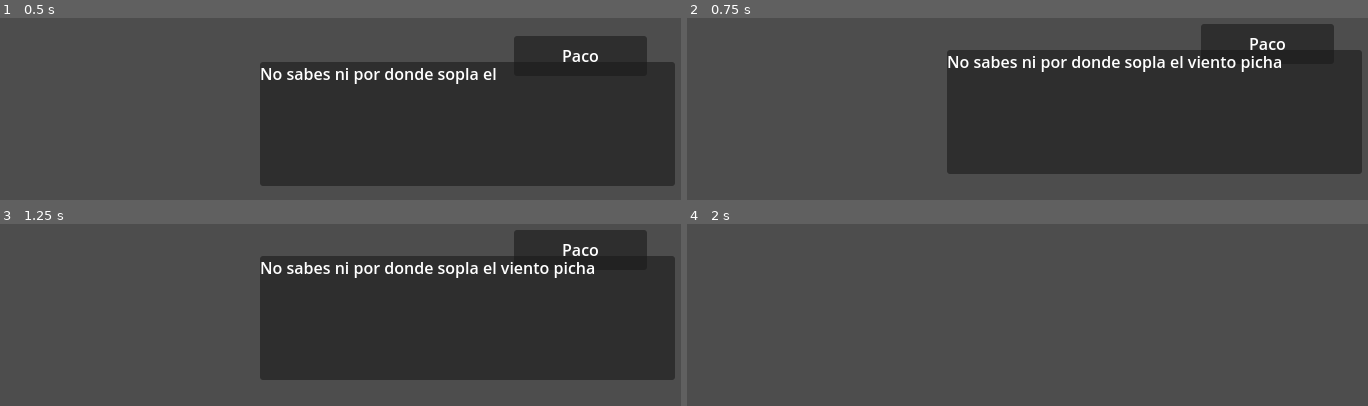
Above: before the commit, frames 1-4 (two rows, left to right).
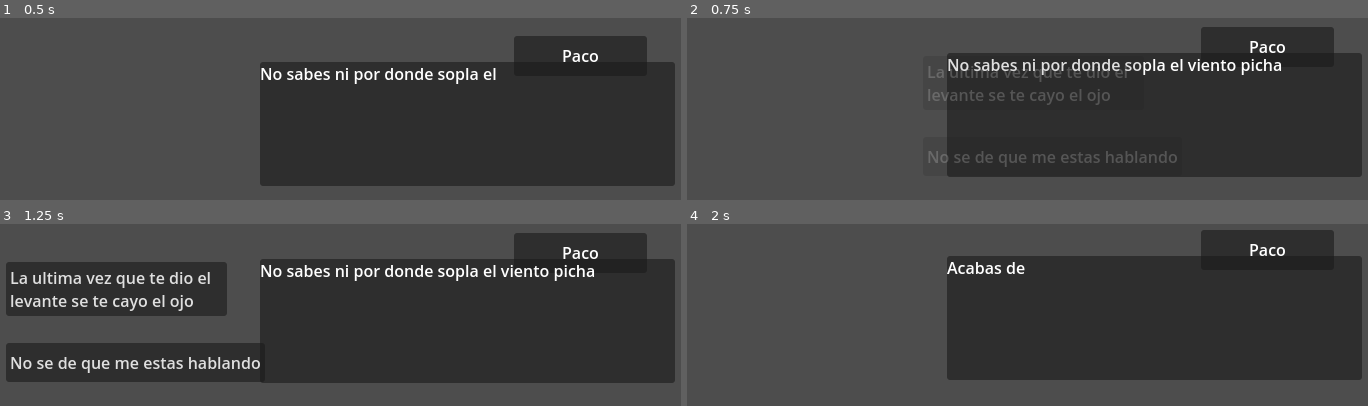
Above: after the commit, the same moments.

Repository: Goonie19/TherapySunProject
Game: Godot game, scene res://scenes/Dialogue Scene/DialoguePanel.tscn
Same seed, same stepped clock (60 frames per second), same inputs: the game is played once before the commit and once after it.
Inputs (mouse positions are in pixels of both pictures, inside the frame that each line leads up to):
- Up to frame 1 (0.5 s): no input
- Up to frame 2 (0.75 s): click (outside the picture) at 0.52 s
- Up to frame 3 (1.25 s): no input
- Up to frame 4 (2 s): click (823, 362) at 1.25 s, where only the run after the commit has a clickable "No se de que me estas hablando"

Frame 1 is identical in both runs. In frame 2, 5.5% of the frame differs, in the area x 35-100%, y 3-88%; in frame 3, 21%; in frame 4, 44%, in the area x 38-100%, y 3-86%.

Commit message:
Dialogue System finished

Diff:
--- /dev/null
+++ b/Resources/dialogue option no.tres
@@ -0,0 +1,19 @@
+[gd_resource type="Resource" script_class="dialogue_data" load_steps=6 format=3 uid="uid://dnigawiobn03a"]
+
+[ext_resource type="Script" uid="uid://b4bbkbioa7dsg" path="res://scripts/DialogueSystem/Model/dialogue_data.gd" id="1_fbi1b"]
+[ext_resource type="Script" uid="uid://btw443pl7fl7o" path="res://scripts/DialogueSystem/Model/sentence_data.gd" id="2_nfhl6"]
+[ext_resource type="Script" uid="uid://w2ys2wl2pcs7" path="res://scripts/DialogueSystem/Model/dialogue_option.gd" id="3_2dgye"]
+[ext_resource type="Resource" uid="uid://c4kl8kakl7bv2" path="res://Resources/character.tres" id="4_sx43v"]
+
+[sub_resource type="Resource" id="Resource_wh3ai"]
+script = ExtResource("2_nfhl6")
+character_speaking = ExtResource("4_sx43v")
+dialogue_string = "Acabas de decirme que no tonto?"
+answers = Array[ExtResource("3_2dgye")]([])
+metadata/_custom_type_script = "uid://btw443pl7fl7o"
+
+[resource]
+script = ExtResource("1_fbi1b")
+dialogue_id = "Dialogo 3"
+sentences = Array[ExtResource("2_nfhl6")]([SubResource("Resource_wh3ai")])
+metadata/_custom_type_script = "uid://b4bbkbioa7dsg"
--- /dev/null
+++ b/Resources/dialogue option si.tres
@@ -0,0 +1,26 @@
+[gd_resource type="Resource" script_class="dialogue_data" load_steps=7 format=3 uid="uid://dmrsmq8r2kmkt"]
+
+[ext_resource type="Script" uid="uid://b4bbkbioa7dsg" path="res://scripts/DialogueSystem/Model/dialogue_data.gd" id="1_7iv12"]
+[ext_resource type="Script" uid="uid://btw443pl7fl7o" path="res://scripts/DialogueSystem/Model/sentence_data.gd" id="2_4n8oj"]
+[ext_resource type="Script" uid="uid://w2ys2wl2pcs7" path="res://scripts/DialogueSystem/Model/dialogue_option.gd" id="3_v42rp"]
+[ext_resource type="Resource" uid="uid://c4kl8kakl7bv2" path="res://Resources/character.tres" id="4_1kbfs"]
+
+[sub_resource type="Resource" id="Resource_wh3ai"]
+script = ExtResource("2_4n8oj")
+character_speaking = ExtResource("4_1kbfs")
+dialogue_string = "Te puedes creer al notas este?"
+answers = Array[ExtResource("3_v42rp")]([])
+metadata/_custom_type_script = "uid://btw443pl7fl7o"
+
+[sub_resource type="Resource" id="Resource_v42rp"]
+script = ExtResource("2_4n8oj")
+character_speaking = ExtResource("4_1kbfs")
+dialogue_string = "Pues ahora te piras tonto"
+answers = Array[ExtResource("3_v42rp")]([])
+metadata/_custom_type_script = "uid://btw443pl7fl7o"
+
+[resource]
+script = ExtResource("1_7iv12")
+dialogue_id = "Dialogo 3"
+sentences = Array[ExtResource("2_4n8oj")]([SubResource("Resource_wh3ai"), SubResource("Resource_v42rp")])
+metadata/_custom_type_script = "uid://b4bbkbioa7dsg"
--- a/Resources/sentence.tres
+++ b/Resources/sentence.tres
@@ -1,11 +1,26 @@
-[gd_resource type="Resource" script_class="sentence_data" load_steps=3 format=3 uid="uid://cfex1y03q1pjc"]
+[gd_resource type="Resource" script_class="sentence_data" load_steps=8 format=3 uid="uid://cfex1y03q1pjc"]
 
 [ext_resource type="Script" uid="uid://btw443pl7fl7o" path="res://scripts/DialogueSystem/Model/sentence_data.gd" id="1_47w4h"]
+[ext_resource type="Script" uid="uid://w2ys2wl2pcs7" path="res://scripts/DialogueSystem/Model/dialogue_option.gd" id="1_heqhc"]
 [ext_resource type="Resource" uid="uid://c4kl8kakl7bv2" path="res://Resources/character.tres" id="1_hf8db"]
+[ext_resource type="Resource" uid="uid://dmrsmq8r2kmkt" path="res://Resources/dialogue option si.tres" id="2_3swke"]
+[ext_resource type="Resource" uid="uid://dnigawiobn03a" path="res://Resources/dialogue option no.tres" id="3_mivco"]
+
+[sub_resource type="Resource" id="Resource_0hfn3"]
+script = ExtResource("1_heqhc")
+option_string = "La ultima vez que te dio el levante se te cayo el ojo"
+next_dialogue = ExtResource("2_3swke")
+metadata/_custom_type_script = "uid://w2ys2wl2pcs7"
+
+[sub_resource type="Resource" id="Resource_pf2at"]
+script = ExtResource("1_heqhc")
+option_string = "No se de que me estas hablando"
+next_dialogue = ExtResource("3_mivco")
+metadata/_custom_type_script = "uid://w2ys2wl2pcs7"
 
 [resource]
 script = ExtResource("1_47w4h")
 character_speaking = ExtResource("1_hf8db")
 dialogue_string = "No sabes ni por donde sopla el viento picha"
-answers = Array[String]([])
+answers = Array[ExtResource("1_heqhc")]([SubResource("Resource_0hfn3"), SubResource("Resource_pf2at")])
 metadata/_custom_type_script = "uid://btw443pl7fl7o"
--- a/scenes/Dialogue Scene/DialoguePanel.tscn
+++ b/scenes/Dialogue Scene/DialoguePanel.tscn
@@ -19,9 +19,37 @@
 "update": 0,
 "values": [Vector2(300, 800), Vector2(300, 450)]
 }
-
-[sub_resource type="Animation" id="Animation_t6upd"]
-length = 0.001
+tracks/1/type = "method"
+tracks/1/imported = false
+tracks/1/enabled = true
+tracks/1/path = NodePath(".")
+tracks/1/interp = 1
+tracks/1/loop_wrap = true
+tracks/1/keys = {
+"times": PackedFloat32Array(0.5),
+"transitions": PackedFloat32Array(1),
+"values": [{
+"args": [],
+"method": &"dialogue_showed"
+}]
+}
+tracks/2/type = "value"
+tracks/2/imported = false
+tracks/2/enabled = true
+tracks/2/path = NodePath("TextureButton:visible")
+tracks/2/interp = 1
+tracks/2/loop_wrap = true
+tracks/2/keys = {
+"times": PackedFloat32Array(0, 0.5),
+"transitions": PackedFloat32Array(1, 1),
+"update": 1,
+"values": [false, true]
+}
+
+[sub_resource type="Animation" id="Animation_d7f5w"]
+resource_name = "AppearOptions"
+length = 0.500003
+step = 0.0166667
 tracks/0/type = "value"
 tracks/0/imported = false
 tracks/0/enabled = true
@@ -32,7 +60,69 @@
 "times": PackedFloat32Array(0),
 "transitions": PackedFloat32Array(1),
 "update": 0,
-"values": [Vector2(100, 453)]
+"values": [Vector2(300, 453)]
+}
+tracks/1/type = "value"
+tracks/1/imported = false
+tracks/1/enabled = true
+tracks/1/path = NodePath("Dialogue Image/Answers:visible")
+tracks/1/interp = 1
+tracks/1/loop_wrap = true
+tracks/1/keys = {
+"times": PackedFloat32Array(0),
+"transitions": PackedFloat32Array(1),
+"update": 0,
+"values": [true]
+}
+tracks/2/type = "value"
+tracks/2/imported = false
+tracks/2/enabled = true
+tracks/2/path = NodePath("Dialogue Image/Answers:position")
+tracks/2/interp = 1
+tracks/2/loop_wrap = true
+tracks/2/keys = {
+"times": PackedFloat32Array(0, 0.5),
+"transitions": PackedFloat32Array(1, 1),
+"update": 0,
+"values": [Vector2(300, 62), Vector2(0, 62)]
+}
+tracks/3/type = "value"
+tracks/3/imported = false
+tracks/3/enabled = true
+tracks/3/path = NodePath("Dialogue Image/Answers:modulate")
+tracks/3/interp = 1
+tracks/3/loop_wrap = true
+tracks/3/keys = {
+"times": PackedFloat32Array(0, 0.5),
+"transitions": PackedFloat32Array(1, 1),
+"update": 0,
+"values": [Color(1, 1, 1, 0), Color(1, 1, 1, 1)]
+}
+tracks/4/type = "method"
+tracks/4/imported = false
+tracks/4/enabled = true
+tracks/4/path = NodePath(".")
+tracks/4/interp = 1
+tracks/4/loop_wrap = true
+tracks/4/keys = {
+"times": PackedFloat32Array(0.5),
+"transitions": PackedFloat32Array(1),
+"values": [{
+"args": [],
+"method": &"options_showed"
+}]
+}
+tracks/5/type = "value"
+tracks/5/imported = false
+tracks/5/enabled = true
+tracks/5/path = NodePath("TextureButton:visible")
+tracks/5/interp = 1
+tracks/5/loop_wrap = true
+tracks/5/keys = {
+"times": PackedFloat32Array(0),
+"transitions": PackedFloat32Array(1),
+"update": 1,
+"values": [false]
 }
 
 [sub_resource type="Animation" id="Animation_5pj5s"]
@@ -51,10 +141,47 @@
 "update": 0,
 "values": [Vector2(300, 450), Vector2(300, 800)]
 }
-
-[sub_resource type="Animation" id="Animation_d7f5w"]
-resource_name = "AppearOptions"
-step = 0.0166667
+tracks/1/type = "method"
+tracks/1/imported = false
+tracks/1/enabled = true
+tracks/1/path = NodePath(".")
+tracks/1/interp = 1
+tracks/1/loop_wrap = true
+tracks/1/keys = {
+"times": PackedFloat32Array(0.5),
+"transitions": PackedFloat32Array(1),
+"values": [{
+"args": [],
+"method": &"dialogue_hidden"
+}]
+}
+tracks/2/type = "value"
+tracks/2/imported = false
+tracks/2/enabled = true
+tracks/2/path = NodePath("Dialogue Image/Answers:modulate")
+tracks/2/interp = 1
+tracks/2/loop_wrap = true
+tracks/2/keys = {
+"times": PackedFloat32Array(0),
+"transitions": PackedFloat32Array(1),
+"update": 0,
+"values": [Color(1, 1, 1, 0)]
+}
+tracks/3/type = "value"
+tracks/3/imported = false
+tracks/3/enabled = true
+tracks/3/path = NodePath("TextureButton:visible")
+tracks/3/interp = 1
+tracks/3/loop_wrap = true
+tracks/3/keys = {
+"times": PackedFloat32Array(0),
+"transitions": PackedFloat32Array(1),
+"update": 1,
+"values": [false]
+}
+
+[sub_resource type="Animation" id="Animation_t6upd"]
+length = 0.001
 tracks/0/type = "value"
 tracks/0/imported = false
 tracks/0/enabled = true
@@ -62,10 +189,125 @@
 tracks/0/interp = 1
 tracks/0/loop_wrap = true
 tracks/0/keys = {
-"times": PackedFloat32Array(),
-"transitions": PackedFloat32Array(),
-"update": 0,
-"values": []
+"times": PackedFloat32Array(0),
+"transitions": PackedFloat32Array(1),
+"update": 0,
+"values": [Vector2(100, 453)]
+}
+tracks/1/type = "value"
+tracks/1/imported = false
+tracks/1/enabled = true
+tracks/1/path = NodePath("Dialogue Image/Answers:position")
+tracks/1/interp = 1
+tracks/1/loop_wrap = true
+tracks/1/keys = {
+"times": PackedFloat32Array(0),
+"transitions": PackedFloat32Array(1),
+"update": 0,
+"values": [Vector2(0, 62)]
+}
+tracks/2/type = "value"
+tracks/2/imported = false
+tracks/2/enabled = true
+tracks/2/path = NodePath("Dialogue Image/Answers:visible")
+tracks/2/interp = 1
+tracks/2/loop_wrap = true
+tracks/2/keys = {
+"times": PackedFloat32Array(0),
+"transitions": PackedFloat32Array(1),
+"update": 0,
+"values": [false]
+}
+tracks/3/type = "value"
+tracks/3/imported = false
+tracks/3/enabled = true
+tracks/3/path = NodePath("Dialogue Image/Answers:modulate")
+tracks/3/interp = 1
+tracks/3/loop_wrap = true
+tracks/3/keys = {
+"times": PackedFloat32Array(0),
+"transitions": PackedFloat32Array(1),
+"update": 0,
+"values": [Color(1, 1, 1, 1)]
+}
+tracks/4/type = "value"
+tracks/4/imported = false
+tracks/4/enabled = true
+tracks/4/path = NodePath("TextureButton:visible")
+tracks/4/interp = 1
+tracks/4/loop_wrap = true
+tracks/4/keys = {
+"times": PackedFloat32Array(0),
+"transitions": PackedFloat32Array(1),
+"update": 1,
+"values": [true]
+}
+
+[sub_resource type="Animation" id="Animation_55t0m"]
+resource_name = "HideOptions"
+length = 0.500003
+step = 0.0166667
+tracks/0/type = "value"
+tracks/0/imported = false
+tracks/0/enabled = true
+tracks/0/path = NodePath("Dialogue Image/Answers:position")
+tracks/0/interp = 1
+tracks/0/loop_wrap = true
+tracks/0/keys = {
+"times": PackedFloat32Array(0, 0.5),
+"transitions": PackedFloat32Array(1, 1),
+"update": 0,
+"values": [Vector2(0, 62), Vector2(300, 62)]
+}
+tracks/1/type = "value"
+tracks/1/imported = false
+tracks/1/enabled = true
+tracks/1/path = NodePath("Dialogue Image/Answers:modulate")
+tracks/1/interp = 1
+tracks/1/loop_wrap = true
+tracks/1/keys = {
+"times": PackedFloat32Array(0, 0.5),
+"transitions": PackedFloat32Array(1, 1),
+"update": 0,
+"values": [Color(1, 1, 1, 1), Color(1, 1, 1, 0)]
+}
+tracks/2/type = "value"
+tracks/2/imported = false
+tracks/2/enabled = true
+tracks/2/path = NodePath("Dialogue Image:position")
+tracks/2/interp = 1
+tracks/2/loop_wrap = true
+tracks/2/keys = {
+"times": PackedFloat32Array(0),
+"transitions": PackedFloat32Array(1),
+"update": 0,
+"values": [Vector2(300, 450)]
+}
+tracks/3/type = "method"
+tracks/3/imported = false
+tracks/3/enabled = true
+tracks/3/path = NodePath(".")
+tracks/3/interp = 1
+tracks/3/loop_wrap = true
+tracks/3/keys = {
+"times": PackedFloat32Array(0.5),
+"transitions": PackedFloat32Array(1),
+"values": [{
+"args": [],
+"method": &"options_hidden"
+}]
+}
+tracks/4/type = "value"
+tracks/4/imported = false
+tracks/4/enabled = true
+tracks/4/path = NodePath("TextureButton:visible")
+tracks/4/interp = 1
+tracks/4/loop_wrap = true
+tracks/4/keys = {
+"times": PackedFloat32Array(0, 0.5),
+"transitions": PackedFloat32Array(1, 1),
+"update": 1,
+"values": [false, true]
 }
 
 [sub_resource type="AnimationLibrary" id="AnimationLibrary_5pj5s"]
@@ -73,10 +315,11 @@
 &"Appear": SubResource("Animation_ejk6b"),
 &"AppearOptions": SubResource("Animation_d7f5w"),
 &"Disappear": SubResource("Animation_5pj5s"),
+&"HideOptions": SubResource("Animation_55t0m"),
 &"RESET": SubResource("Animation_t6upd")
 }
 
-[node name="DialoguePanel" type="Control" node_paths=PackedStringArray("dialogue_text", "dialogue_name_text", "timer", "dialogue_panel_animation_player")]
+[node name="DialoguePanel" type="Control" node_paths=PackedStringArray("dialogue_text", "dialogue_name_text", "answer_buttons", "timer", "dialogue_panel_animation_player")]
 layout_mode = 3
 anchors_preset = 15
 anchor_right = 1.0
@@ -86,6 +329,7 @@
 script = ExtResource("1_gdf5x")
 dialogue_text = NodePath("Dialogue Image/Dialogue Text Label")
 dialogue_name_text = NodePath("Dialogue Image/Name Panel/Name Text Label")
+answer_buttons = [NodePath("Dialogue Image/Answers/Answer 1"), NodePath("Dialogue Image/Answers/Answer 2")]
 timer = NodePath("Timer")
 dialogue = ExtResource("2_ejk6b")
 dialogue_panel_animation_player = NodePath("AnimationPlayer")
@@ -149,14 +393,29 @@
 offset_right = -33.0
 offset_bottom = -20.0
 text = "Esto es una respuesta"
+alignment = 0
+autowrap_mode = 3
 
 [node name="Answer 2" type="Button" parent="Dialogue Image/Answers"]
+layout_mode = 0
 offset_left = -254.0
 offset_top = 22.0
 offset_right = -33.0
 offset_bottom = 61.0
 text = "Esto es una respuesta"
 
+[node name="TextureButton" type="TextureButton" parent="."]
+layout_mode = 1
+anchors_preset = 15
+anchor_right = 1.0
+anchor_bottom = 1.0
+offset_left = 200.0
+offset_top = -3.0
+offset_right = 200.0
+offset_bottom = -3.0
+grow_horizontal = 2
+grow_vertical = 2
+
 [node name="AnimationPlayer" type="AnimationPlayer" parent="."]
 libraries = {
 &"": SubResource("AnimationLibrary_5pj5s")
@@ -164,12 +423,4 @@
 
 [node name="Timer" type="Timer" parent="."]
 
-[node name="TextureButton" type="TextureButton" parent="."]
-layout_mode = 1
-anchors_preset = 15
-anchor_right = 1.0
-anchor_bottom = 1.0
-grow_horizontal = 2
-grow_vertical = 2
-
 [connection signal="pressed" from="TextureButton" to="." method="press_next_button"]
--- a/scripts/DialogueSystem/Model/dialogue_model.gd
+++ b/scripts/DialogueSystem/Model/dialogue_model.gd
@@ -4,7 +4,6 @@
 
 func setup(d_data : dialogue_data):
 	dialogue = d_data
-	print(d_data)
 
 func add(dialogue_sentence: sentence_data):
 	dialogue.add_sentence(dialogue_sentence)
--- a/scripts/DialogueSystem/Model/dialogue_option.gd
+++ b/scripts/DialogueSystem/Model/dialogue_option.gd
@@ -1,9 +1,9 @@
 class_name dialogue_option
 extends Resource
 
-var option_string: String
-var next_dialogue: dialogue_data
+@export var option_string: String
+@export var next_dialogue: dialogue_data
 
-func _init(option_text: String, dialogue: dialogue_data):
+func _init(option_text: String = "", dialogue: dialogue_data = null):
 	option_string = option_text
 	next_dialogue = dialogue
--- a/scripts/DialogueSystem/Model/sentence_data.gd
+++ b/scripts/DialogueSystem/Model/sentence_data.gd
@@ -4,7 +4,7 @@
 @export var character_speaking: character_data
 @export var dialogue_string: String
 
-@export var answers: Array[String]
+@export var answers: Array[dialogue_option]
 
 func _init(character: character_data = null, dialogue_text: String = ""):
 	character_speaking = character
--- a/scripts/DialogueSystem/Presenter/dialogue_presenter.gd
+++ b/scripts/DialogueSystem/Presenter/dialogue_presenter.gd
@@ -5,6 +5,7 @@
 
 var nextSentence: bool
 var sentenceCompleted: bool
+var current_sentence: int = -1
 
 func _init(copy_view: DialogueView, data: dialogue_data):
 	view = copy_view
@@ -17,6 +18,14 @@
 	view.on_button_pass_pressed.connect(go_to_next_sentence)
 	view.on_options_hidden.connect(go_to_next_sentence)
 	view.on_dialogue_hidden.connect(finish_dialogue)
+
+	for i in range(0, view.answer_buttons.size()):
+		var index = i
+
+		for dict in view.answer_buttons[i].pressed.get_connections():
+			view.answer_buttons[i].pressed.disconnect(dict.callable)
+
+		view.answer_buttons[i].pressed.connect(func(): choose_answer(index))
 
 
 func go_to_next_sentence():
@@ -37,26 +46,29 @@
 func choose_answer(i: int):
 	view.hide_dialogue_options()
 
+	if model.dialogue.sentences[current_sentence].answers[i].next_dialogue != null:
+		model.setup(model.dialogue.sentences[current_sentence].answers[i].next_dialogue)
+		current_sentence = -1
+
 func update_text_async() -> void:
-	var i: int = 0
+	current_sentence = 0
 	var j: int = 0
-	while i < model.dialogue.sentences.size():
+	while current_sentence < model.dialogue.sentences.size():
 		sentenceCompleted = false
 		nextSentence = false
-
-		view.set_sentence(model.dialogue.sentences[i])
+		view.set_sentence(model.dialogue.sentences[current_sentence])
 
 		j = 0
-		while j < model.dialogue.sentences[i].dialogue_string.length() and not sentenceCompleted:
+		while j < model.dialogue.sentences[current_sentence].dialogue_string.length() and not sentenceCompleted:
 			update(j)
 			view.timer.start(0.01)
 			await view.timer.timeout
 			j += 1
 
-		update(model.dialogue.sentences[i].dialogue_string.length())
+		update(model.dialogue.sentences[current_sentence].dialogue_string.length())
 
-		if model.dialogue.sentences[i].answers.size() > 0:
-			view.show_dialogue_options(model.dialogue.sentences[i].answers)
+		if model.dialogue.sentences[current_sentence].answers.size() > 0:
+			view.show_dialogue_options(model.dialogue.sentences[current_sentence].answers)
 
 		sentenceCompleted = true
 
@@ -64,8 +76,9 @@
 			view.timer.start(0.001)
 			await view.timer.timeout
 
-		i += 1
+		current_sentence += 1
 
+	current_sentence = -1
 	view.hide_dialogue_panel()
 
 func update(index):
--- a/scripts/DialogueSystem/View/dialogue_view.gd
+++ b/scripts/DialogueSystem/View/dialogue_view.gd
@@ -44,9 +44,9 @@
 	dialogue_panel_animation_player.play("Disappear")
 
 
-func show_dialogue_options(dialogue_answers: Array[String]):
+func show_dialogue_options(dialogue_answers: Array[dialogue_option]):
 	for i in range(0, answer_buttons.size()):
-		answer_buttons[i].text = dialogue_answers[i]
+		answer_buttons[i].text = dialogue_answers[i].option_string
 
 	dialogue_panel_animation_player.play("AppearOptions")
 
@@ -55,3 +55,16 @@
 
 func press_next_button():
 	on_button_pass_pressed.emit()
+
+
+func options_showed():
+	on_options_showed.emit()
+
+func options_hidden():
+	on_options_hidden.emit()
+
+func dialogue_showed():
+	on_dialogue_showed.emit()
+
+func dialogue_hidden():
+	on_dialogue_hidden.emit()
Not shown: 1 places in scenes/Dialogue Scene/DialoguePanel.tscn that only renumber resources
